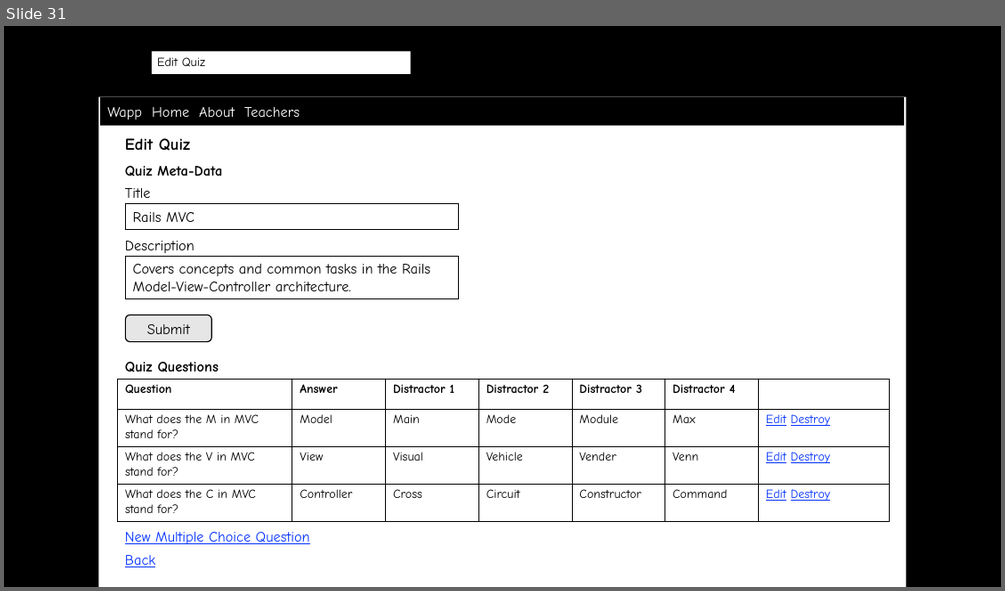
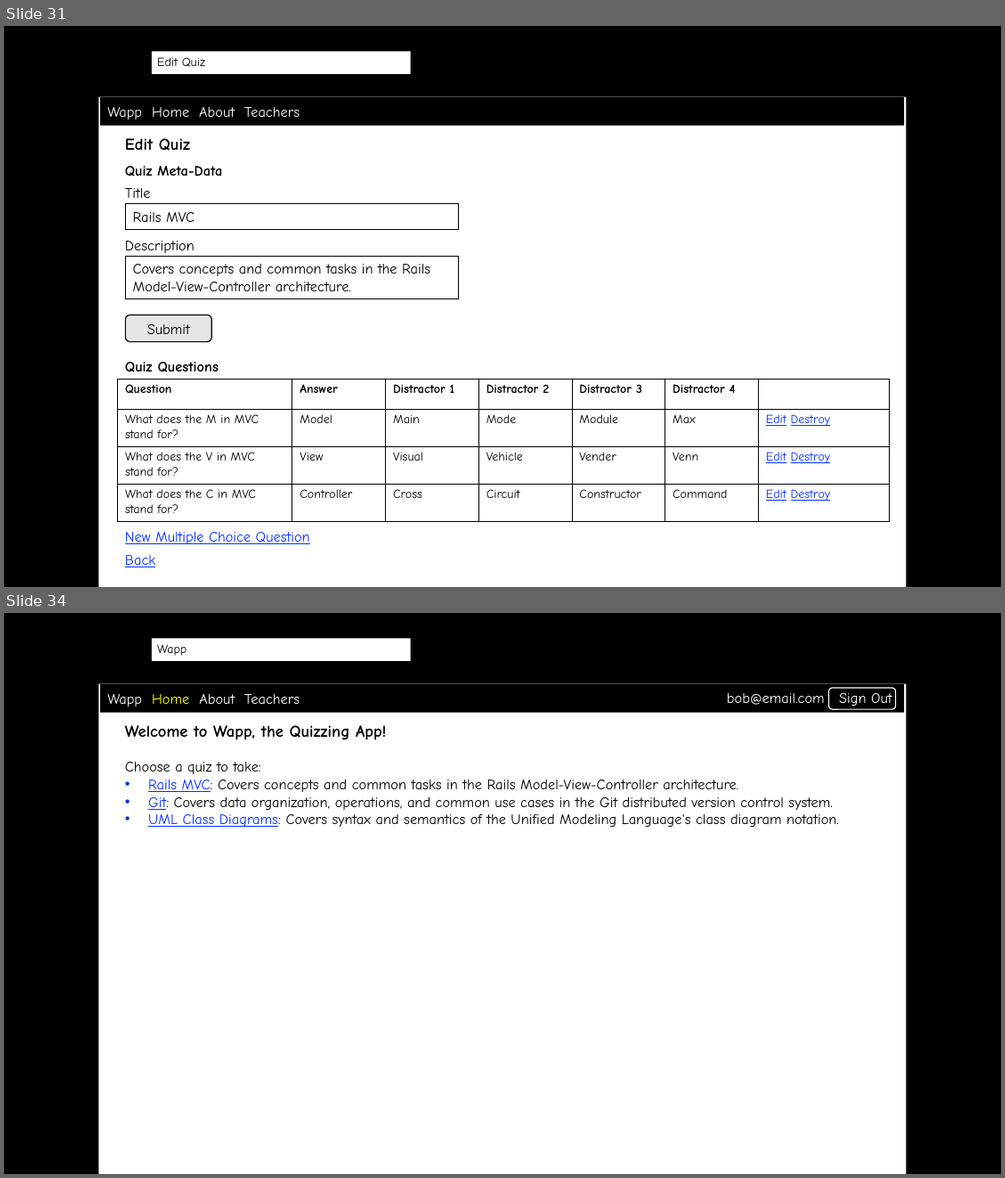
Before and after one commit to scott-fleming/wapp, a slide deck: docs/wireframes.pptx. Shown one above the other, each under a label of ours: slide 31 before the commit, slides 31 and 34 after it; the slides between them are not shown. The pictures are 1005x591 and 1005x1178 pixels, drawn with LibreOffice and Linux fonts; fonts in the diff are those of the drawing; background and template pictures are left out. Boxes give left, top, right and bottom in pixels: in the first picture for what was removed or moved away, otherwise in the second. Text is boxed around its words. In the diff, an @@ line names an element or a change of style, - is before the commit and + after.

Commit message:
Added model class and wireframe diagrams for Demo 13

```diff
--- a/docs/wireframes.pptx
+++ b/docs/wireframes.pptx
@@ slide 34 added at bbox=[4, 613, 1001, 1174], background picture (left out); not listed: 2 template elements that a slide beside it also shows @@
@@ text added at bbox=[157, 644, 186, 656], 12 pt, text #000000 @@
+Wapp
@@ text added at bbox=[186, 661, 367, 683], 12 pt, text #000000 @@
+http://localhost:3000/home
@@ rectangle added at bbox=[100, 684, 905, 713], fill #000000, 14 pt, text #FFFFFF @@
+Wapp Home About Teachers
@@ rounded rectangle added at bbox=[829, 688, 896, 709], outline #FFFFFF 1 pt @@
@@ text added at bbox=[727, 693, 892, 709], 14 pt, text #FFFFFF @@
+bob@email.com Sign Out
@@ text added at bbox=[125, 725, 839, 827], 14 pt, text #000000 @@
+Welcome to Wapp, the Quizzing App!
+Choose a quiz to take:
+• Rails MVC: Covers concepts and common tasks in the Rails Model-View-Controller architecture.
+• Git: Covers data organization, operations, and common use cases in the Git distributed version control system.
+• UML Class Diagrams: Covers syntax and semantics of the Unified Modeling Language's class diagram notation.
```
Also in this commit, not shown: 2 other slides added, 3 other files.
